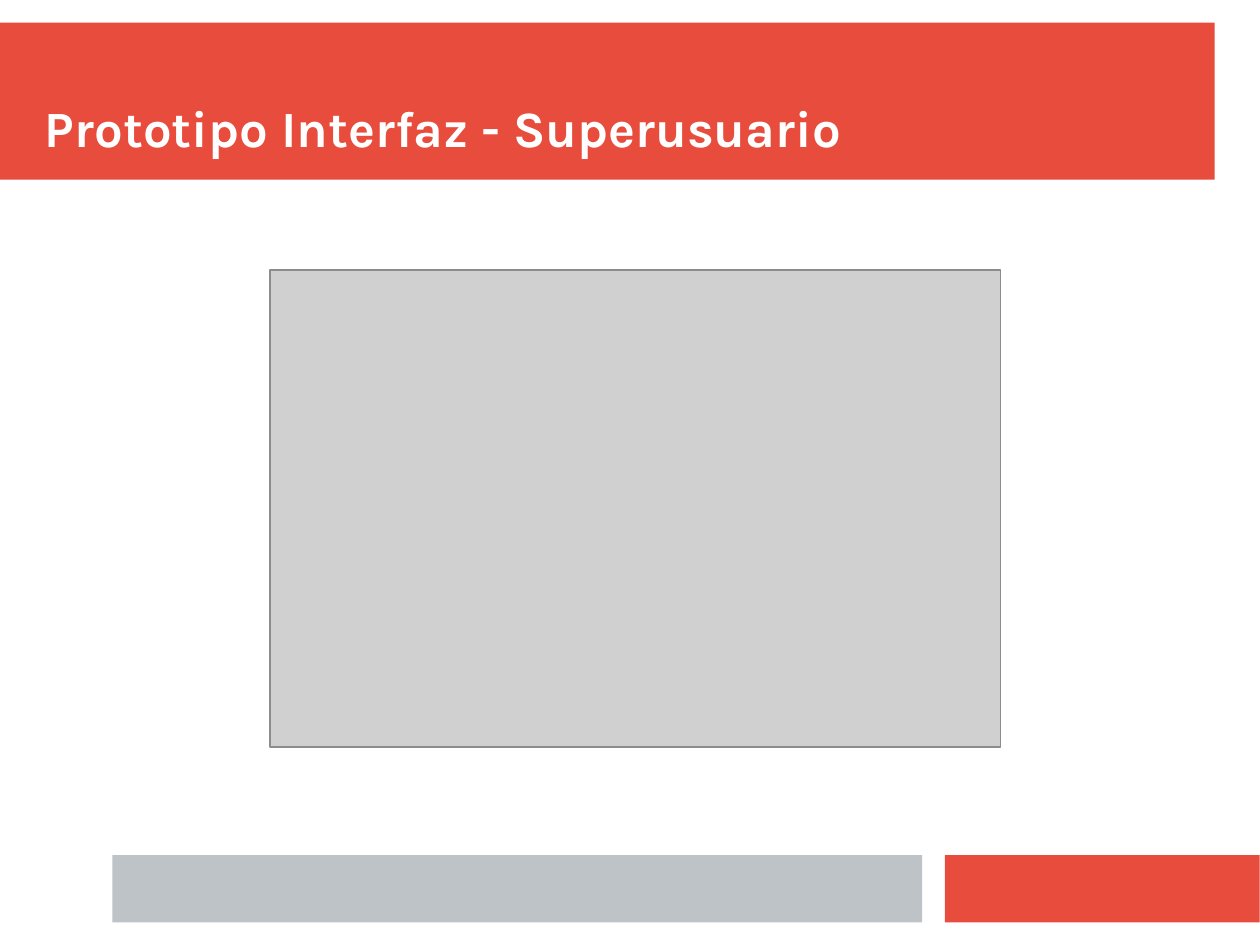
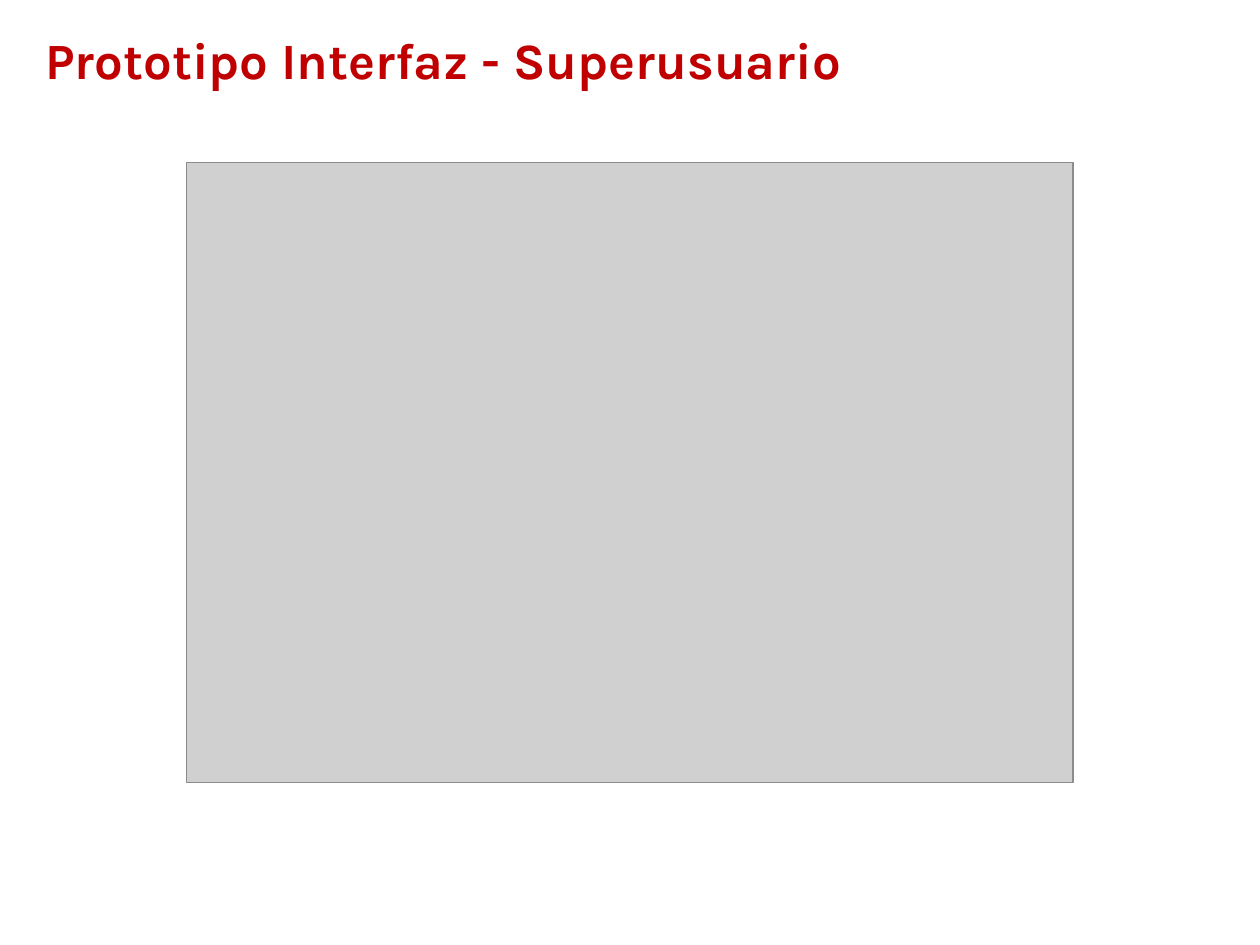
Before and after one commit to Juanba1998/APP-Restaurante, a slide deck: slide 10 of Material/Presentación/Presentacion Final.pptx. Drawn at 1260x945 pixels with LibreOffice and Linux fonts; fonts in the diff are those of the drawing; grey boxes stand for pictures. Boxes give left, top, right and bottom in pixels: in the first picture for what was removed or moved away, otherwise in the second. Text is boxed around its words. In the diff, an @@ line names an element or a change of style, - is before the commit and + after.

```diff
--- a/Material/Presentación/Presentacion Final.pptx
+++ b/Material/Presentación/Presentacion Final.pptx
@@ rectangle removed at (0, 23, 1215, 181) @@
@@ text "Prototipo Interfaz - Superusuario": place and size @@
-text "Prototipo Interfaz - Superusuario" at (45, 111, 841, 159)
+text "Prototipo Interfaz - Superusuario" at (45, 43, 841, 91)
@@ text "Prototipo Interfaz - Superusuario" at (45, 43, 841, 91): text colour #FFFFFF to #C00000 @@
@@ picture: place and size @@
-picture at (270, 270, 1000, 747)
+picture at (188, 162, 1074, 782)
@@ rectangle removed at (112, 855, 922, 923) @@
@@ rectangle removed at (946, 855, 1260, 923) @@
```
Also in this commit, not shown: 10 other slides changed, 1 slide added, 1 slide removed.
